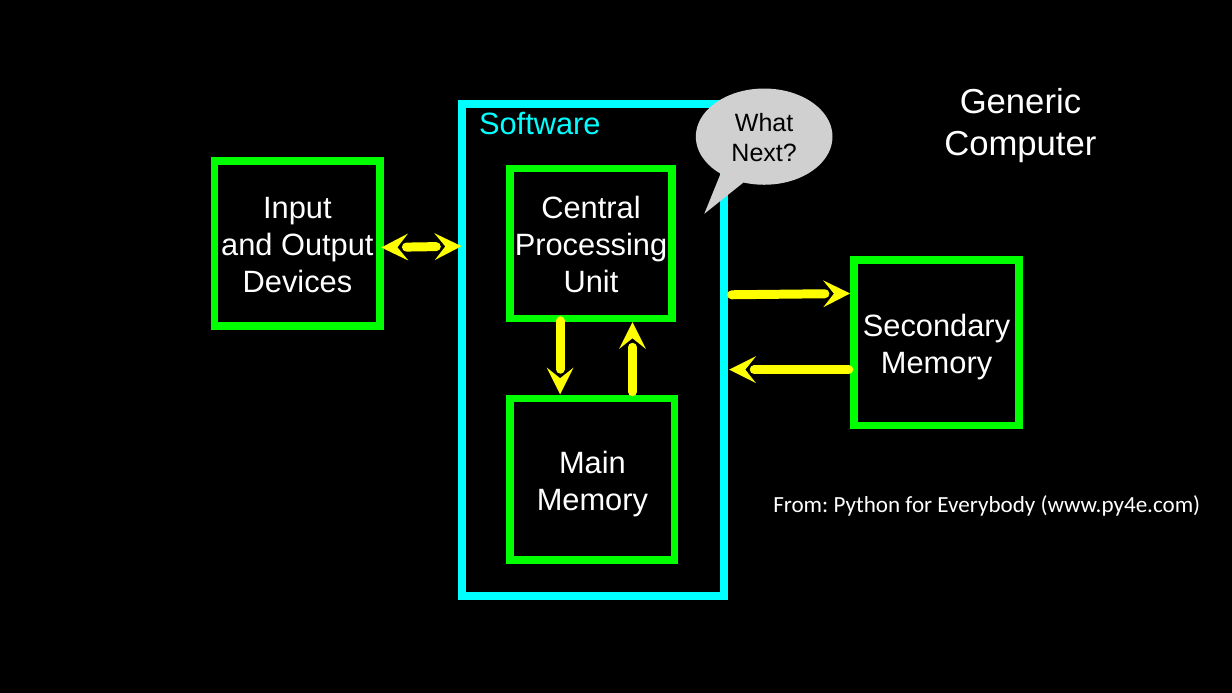
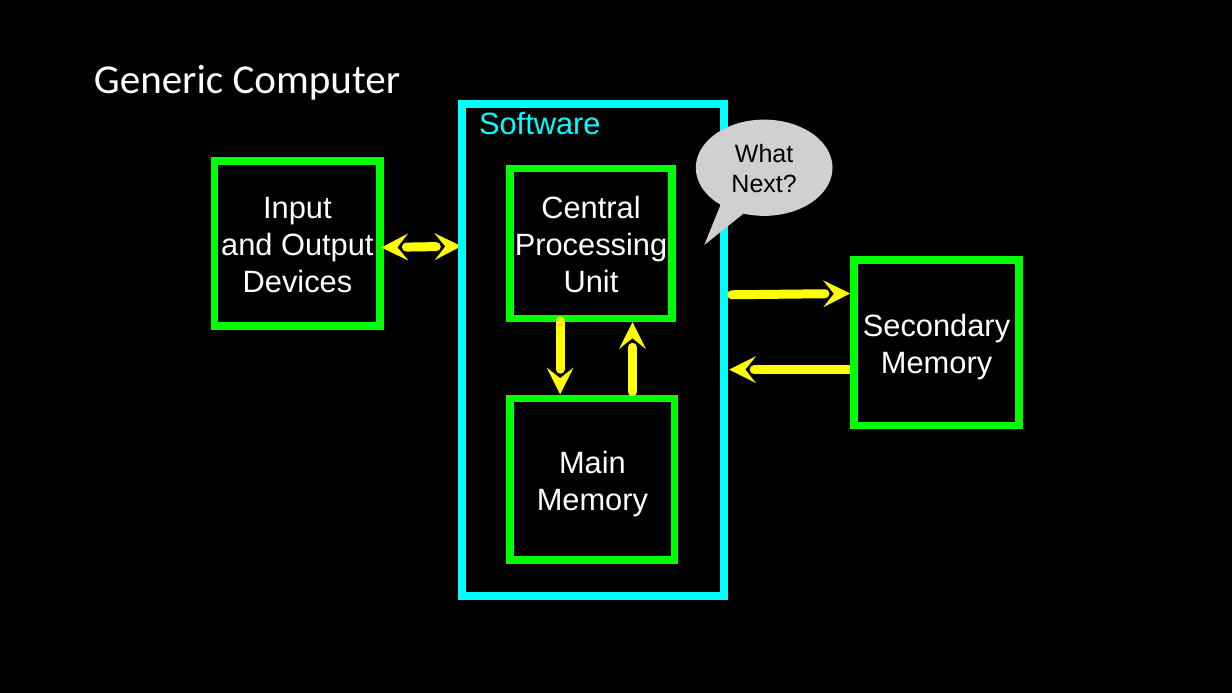
Before and after one commit to csev/ca4e, a slide deck: slide 4 of lectures/04-DigitalLogic.pptx. Drawn at 1232x693 pixels with LibreOffice and Linux fonts; fonts in the diff are those of the drawing; grey boxes stand for pictures. Boxes give left, top, right and bottom in pixels: in the first picture for what was removed or moved away, otherwise in the second. Text is boxed around its words. In the diff, an @@ line names an element or a change of style, - is before the commit and + after.

```diff
--- a/lectures/04-DigitalLogic.pptx
+++ b/lectures/04-DigitalLogic.pptx
@@ title at [94,64,401,100]: text changed; size 27 to 32 pt; font Arial to Calibri @@
-Generic
-Computer
+Generic Computer
@@ picture "What": place and size @@
-picture "What" at [696,89,833,185]
+picture "What" at [696,120,833,216]
@@ text removed at [773,495,1201,516] @@
-From: Python for Everybody (www.py4e.com)
```
Also in this commit, not shown: 10 other slides changed, 2 other files.
